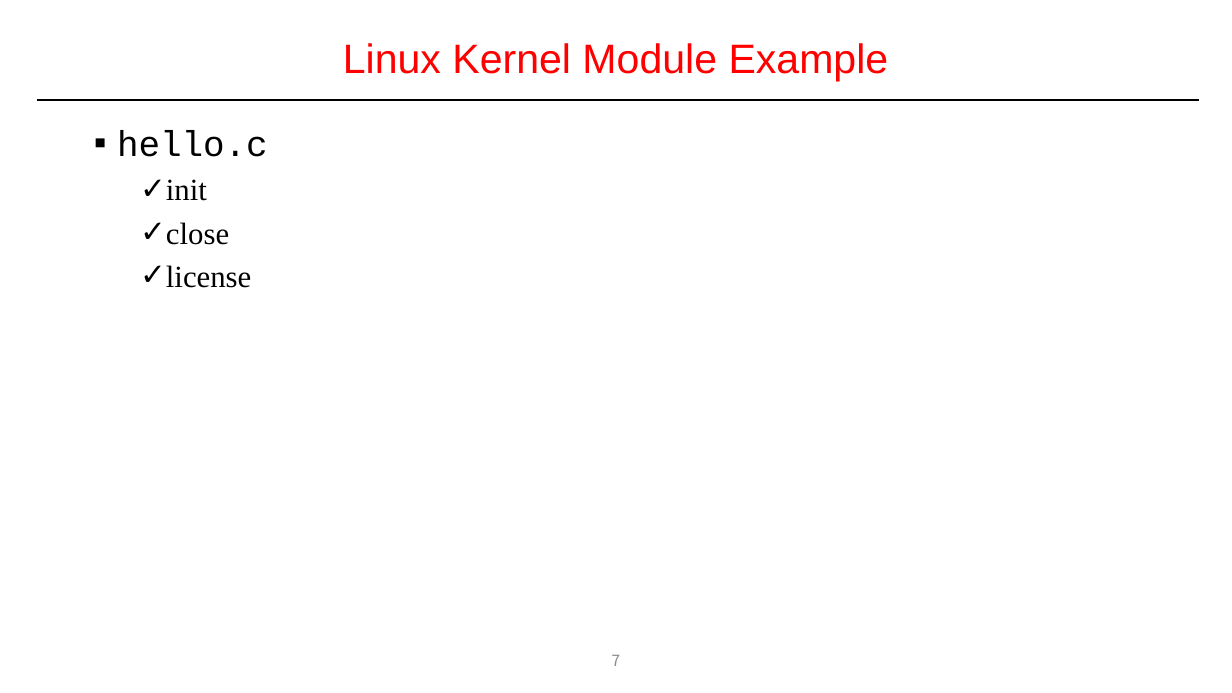
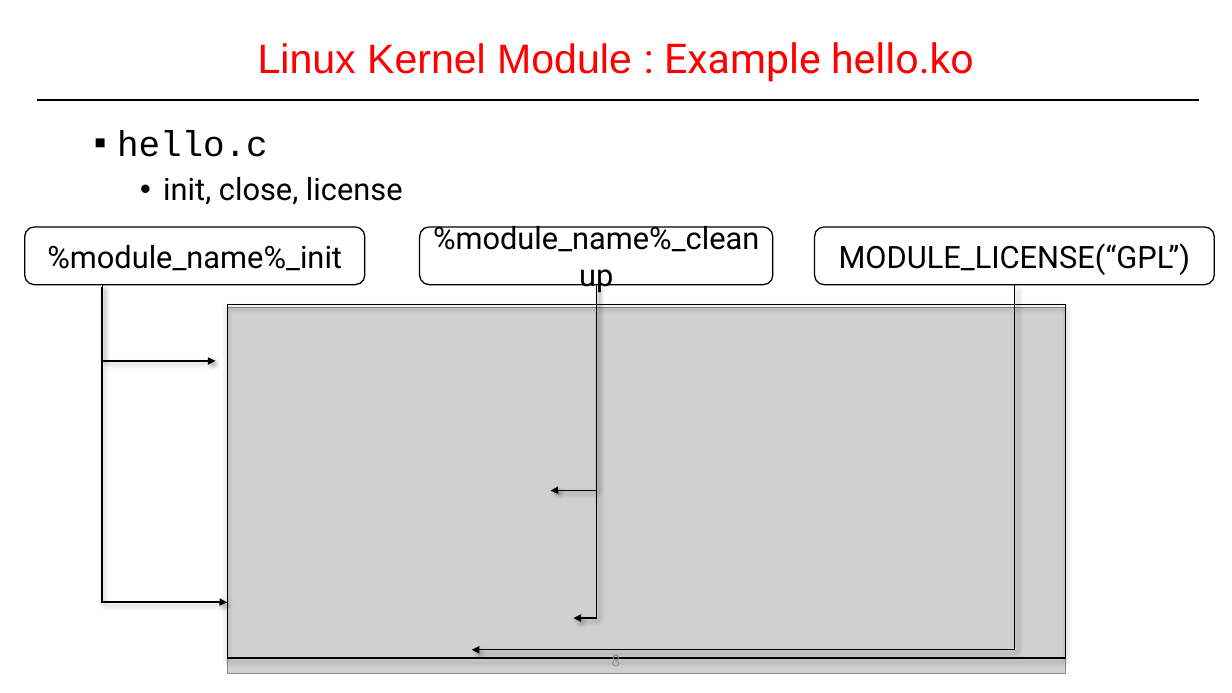
Before and after one commit to DKU-EmbeddedSystem-Lab/2022_Kernel_Study, a slide deck: slide 8 of 1주(1월 4일)/1주차_리눅스 커널 모듈 프로그래밍_송인호_PPT.pptx (slide 7 before the commit). Drawn at 1232x693 pixels with LibreOffice and Linux fonts; fonts in the diff are those of the drawing; grey boxes stand for pictures. Boxes give left, top, right and bottom in pixels: in the first picture for what was removed or moved away, otherwise in the second. Text is boxed around its words. In the diff, an @@ line names an element or a change of style, - is before the commit and + after.

```diff
--- a/1주(1월 4일)/1주차_리눅스 커널 모듈 프로그래밍_송인호_PPT.pptx
+++ b/1주(1월 4일)/1주차_리눅스 커널 모듈 프로그래밍_송인호_PPT.pptx
@@ title at [258, 42, 974, 82]: text changed @@
-Linux Kernel Module Example
+Linux Kernel Module : Example hello.ko
@@ text at [163, 177, 403, 204]: text changed; font Times New Roman to Roboto @@
-  ✓ init
-  ✓ close
-  ✓ license
+  • init, close, license
@@ rounded rectangle added at [25, 227, 365, 285], outline #000000 1 pt, 24 pt, text #000000 @@
+%module_name%_init
@@ rounded rectangle added at [420, 227, 773, 285], outline #000000 1 pt, 24 pt, text #000000 @@
+%module_name%_cleanup
@@ rounded rectangle added at [815, 227, 1215, 285], outline #000000 1 pt, 24 pt, text #000000 @@
+MODULE_LICENSE(“GPL”)
@@ elbow arrow added from (102, 285) to (215, 361), #000000 1 pt @@
@@ elbow arrow added from (102, 287) to (227, 603), #000000 1 pt @@
@@ elbow arrow added from (1015, 285) to (472, 650), #000000 1 pt @@
@@ elbow arrow added from (596, 285) to (551, 491), #000000 1 pt @@
@@ elbow arrow added from (596, 285) to (574, 618), #000000 1 pt @@
@@ picture added at [227, 308, 1067, 674] @@
@@ rectangle added at [227, 304, 1067, 658], outline #000000 1 pt @@
@@ page number at [612, 655, 621, 666]: text changed @@
-7
+8
```
Also in this commit, not shown: 12 other slides changed, 2 slides added, 29 slides removed.
